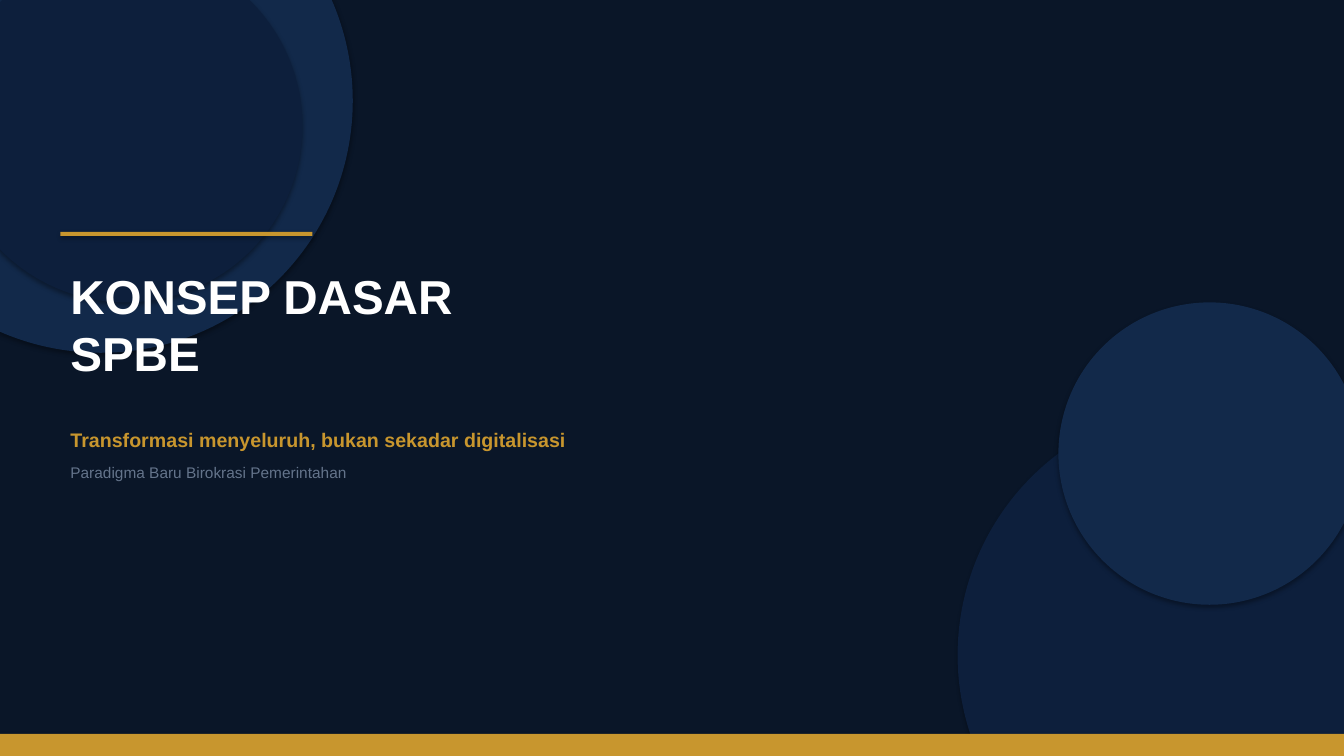
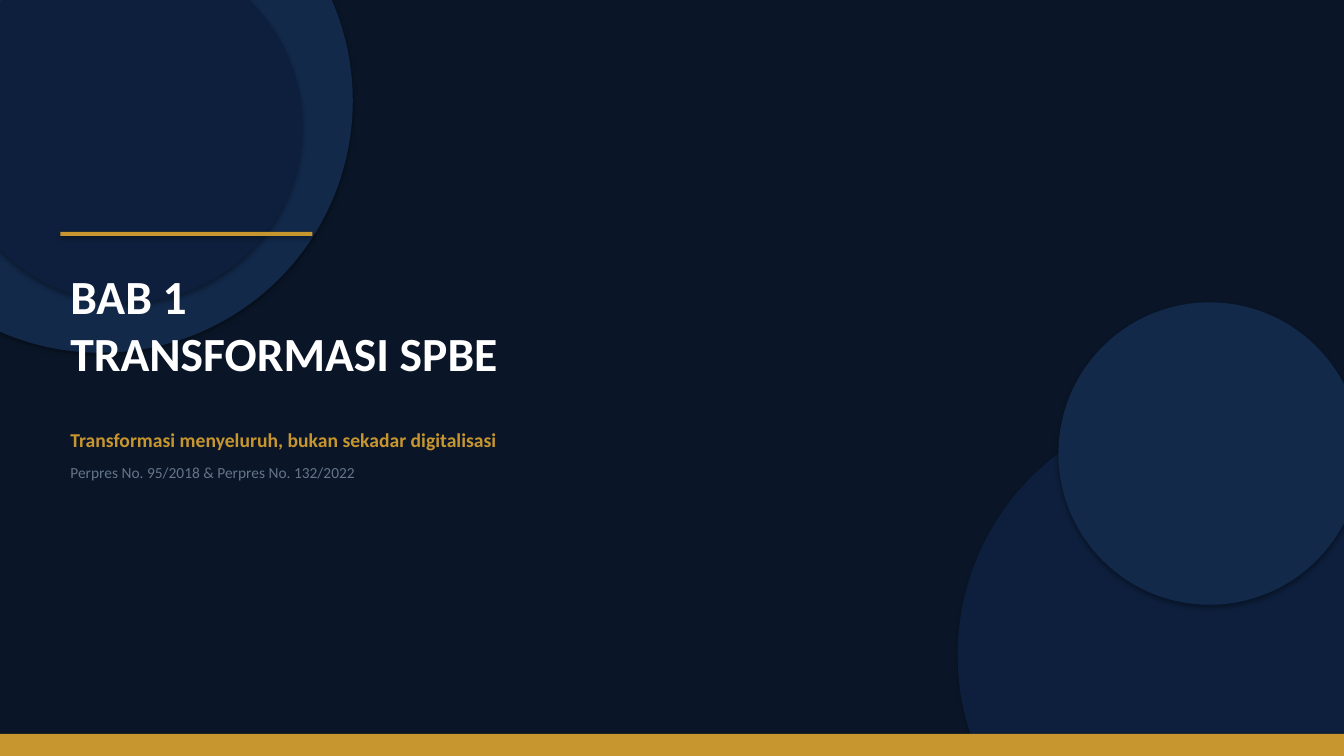
Before and after one commit to rahadiana/coba_ppt, a slide deck: slide 3 of SPBE_Transformasi_Birokrasi.pptx. Drawn at 1344x756 pixels with LibreOffice and Linux fonts; fonts in the diff are those of the drawing. Boxes give left, top, right and bottom in pixels: in the first picture for what was removed or moved away, otherwise in the second. Text is boxed around its words. In the diff, an @@ line names an element or a change of style, - is before the commit and + after.

Commit message:
fix: update agent.md & buat_ppt_generik.py — referensi semua file src/ + perbaiki PPT SPBE

```diff
--- a/SPBE_Transformasi_Birokrasi.pptx
+++ b/SPBE_Transformasi_Birokrasi.pptx
@@ text at (70, 283, 498, 372): text changed; font Arial to Calibri @@
-KONSEP DASAR
-SPBE
+BAB 1
+TRANSFORMASI SPBE
@@ text "Transformasi menyeluruh, bukan sekadar digitalisasi" at (70, 433, 497, 451): font Arial to Calibri @@
@@ text at (70, 467, 355, 481): text changed; font Arial to Calibri @@
-Paradigma Baru Birokrasi Pemerintahan
+Perpres No. 95/2018 & Perpres No. 132/2022
```
Also in this commit, not shown: 15 other slides changed, 2 other files.
